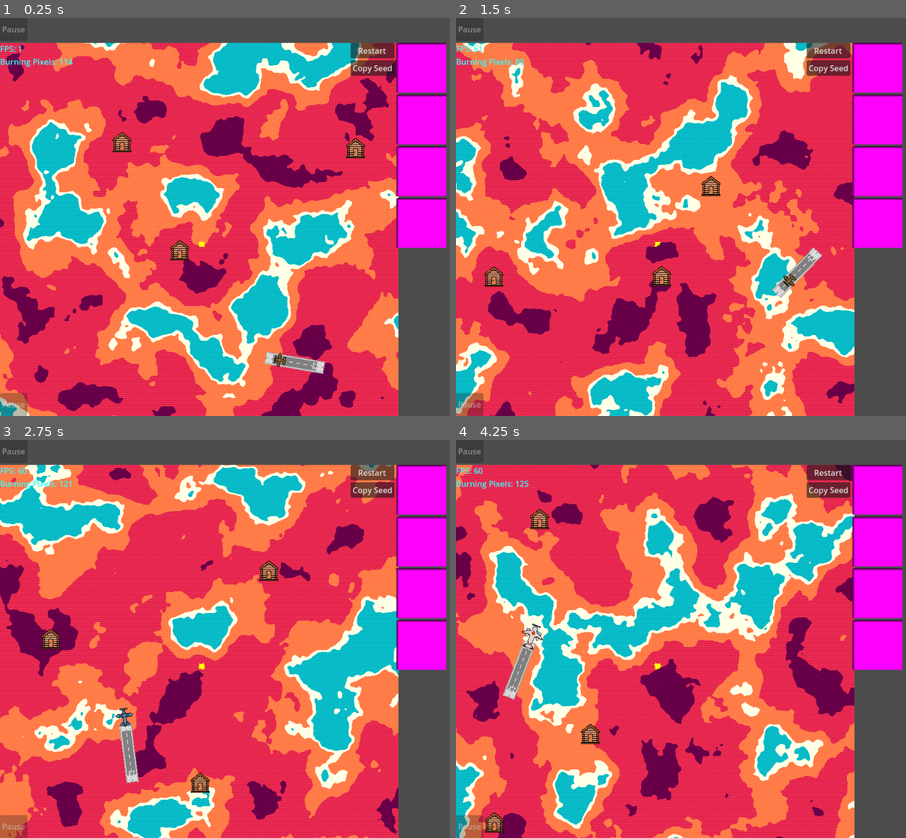
Above: before the commit, frames 1-4 (two rows, left to right).
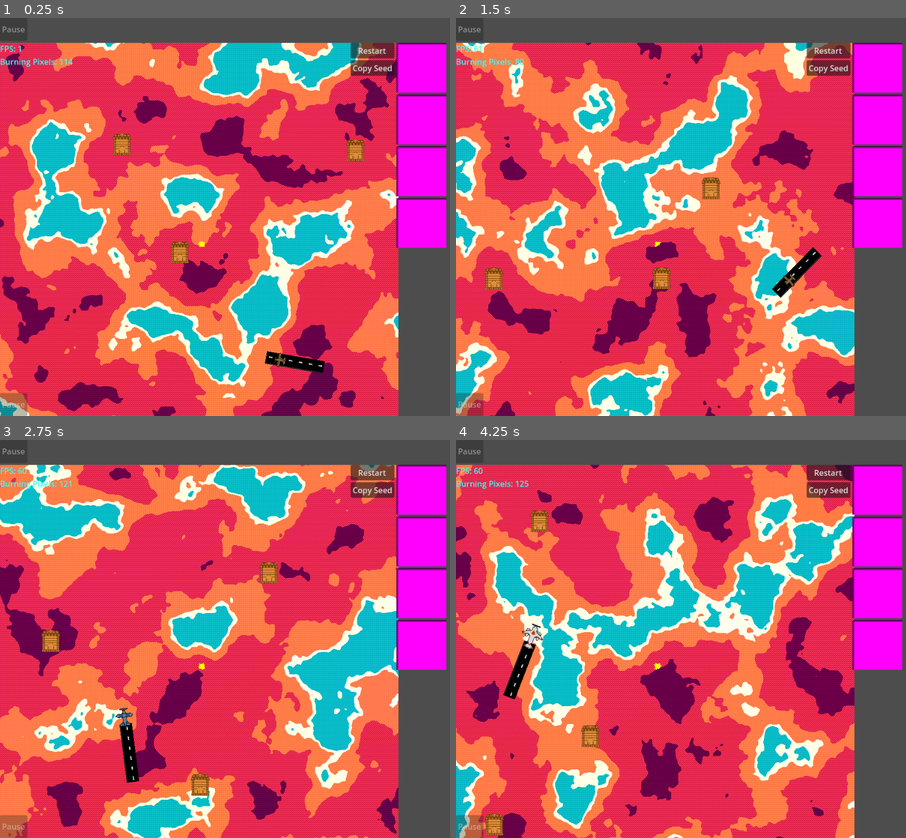
Above: after the commit, the same moments.

Repository: Levartar/2025-Brackeys-Game-Jam
Game: Godot game, scene res://scenes/game.tscn
Two runs of this game, one before a commit and one after it. Both use one fixed random seed, a clock stepped at 60 frames per second and the inputs below.
Inputs (mouse positions are in pixels of both pictures, inside the frame that each line leads up to):
- Up to frame 1 (0.25 s): no input
- Up to frame 2 (1.5 s): click "Restart" at 0.5 s; click "Restart" at 1.25 s
- Up to frame 3 (2.75 s): click "Restart" at 2 s
- Up to frame 4 (4.25 s): click (879, 487) at 2.75 s; click (879, 487) at 3.5 s

The runs differ from the first frame. In frame 1, 1.0% of the frame differs, in the area x 24-82%, y 28-90%; in frame 2, 1.0%; in frame 3, 1.0%; in frame 4, 1.0%, in the area x 6-33%, y 17-100%.

Commit message:
integrated PoI and airport assets

Diff:
--- a/scenes/airport.tscn
+++ b/scenes/airport.tscn
@@ -1,7 +1,7 @@
 [gd_scene load_steps=4 format=3 uid="uid://dicwfap406jpu"]
 
-[ext_resource type="Texture2D" uid="uid://dcjfuhkcqqjv" path="res://assets/airport_placeholder.png" id="1_4acai"]
 [ext_resource type="Script" uid="uid://b8oysmv3bbsgl" path="res://scripts/airport.gd" id="1_xp0pq"]
+[ext_resource type="Texture2D" uid="uid://b4cmh5a75ccgu" path="res://assets/airport.png" id="2_xp0pq"]
 
 [sub_resource type="RectangleShape2D" id="RectangleShape2D_4acai"]
 size = Vector2(7.3170643, 35.975563)
@@ -19,9 +19,10 @@
 shape = SubResource("RectangleShape2D_4acai")
 
 [node name="Sprite2D" type="Sprite2D" parent="."]
-position = Vector2(0, -4.7683716e-07)
-scale = Vector2(0.040009387, 0.040009387)
-texture = ExtResource("1_4acai")
+position = Vector2(-0.086075924, -3.7624983e-09)
+rotation = 1.5707964
+scale = Vector2(0.051, 0.023244534)
+texture = ExtResource("2_xp0pq")
 
 [connection signal="body_entered" from="Area2D" to="." method="_on_body_entered"]
 [connection signal="body_exited" from="Area2D" to="." method="_on_body_exited"]
--- a/scenes/poi.tscn
+++ b/scenes/poi.tscn
@@ -1,7 +1,7 @@
 [gd_scene load_steps=6 format=3 uid="uid://lutbaot026ma"]
 
 [ext_resource type="Script" uid="uid://by006xmxw48nh" path="res://scripts/poi.gd" id="1_6r3jc"]
-[ext_resource type="Texture2D" uid="uid://u8naydn5wdeq" path="res://assets/poi_placeholder.png" id="2_5bacp"]
+[ext_resource type="Texture2D" uid="uid://y7vbwctwuu0j" path="res://assets/poi.png" id="2_fhs6e"]
 [ext_resource type="Texture2D" uid="uid://cpdlvwj3y6sjh" path="res://assets/ui/countdown_progress.png" id="3_fhs6e"]
 [ext_resource type="Texture2D" uid="uid://cu3amyo600nfi" path="res://assets/ui/countdown_under.png" id="4_ojyob"]
 
@@ -19,9 +19,9 @@
 shape = SubResource("CircleShape2D_5bacp")
 
 [node name="Sprite2D" type="Sprite2D" parent="."]
-position = Vector2(0, -1.9999999)
-scale = Vector2(0.040009387, 0.040009387)
-texture = ExtResource("2_5bacp")
+position = Vector2(0, -4.7683716e-07)
+scale = Vector2(0.034550134, 0.034550134)
+texture = ExtResource("2_fhs6e")
 
 [node name="TextureProgressBar" type="TextureProgressBar" parent="."]
 visible = false
Binary file added: assets/airport.png
Not shown, added: assets/airport.png.import
Binary file added: assets/poi.png
Not shown, added: assets/poi.png.import
